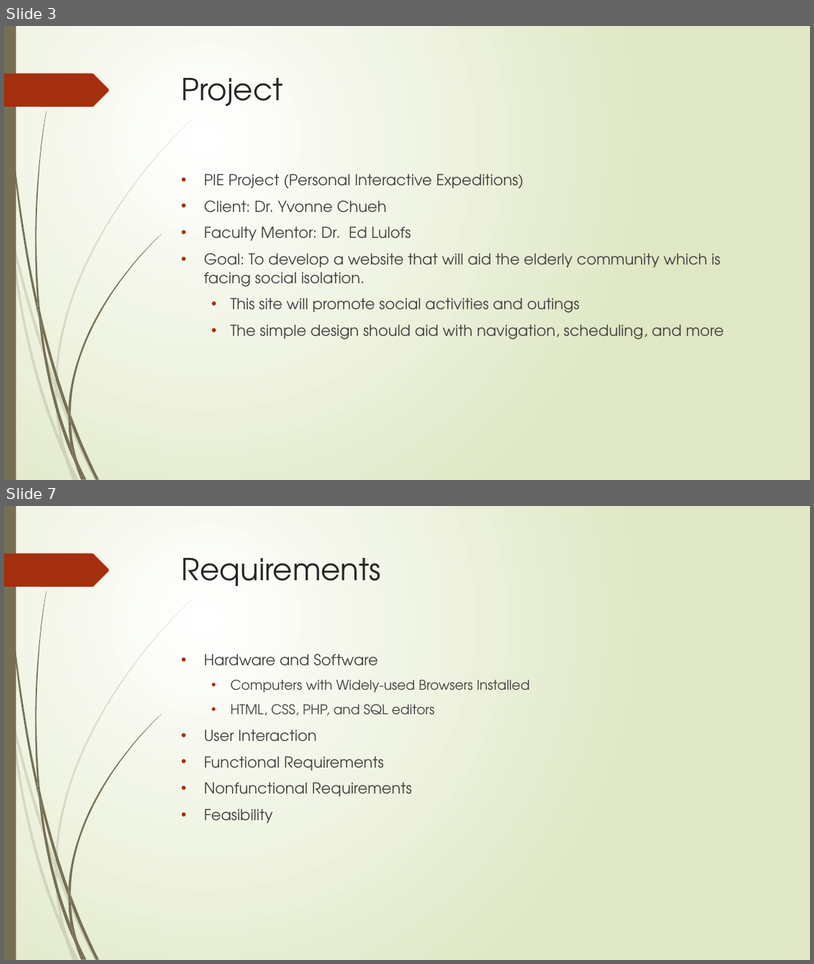
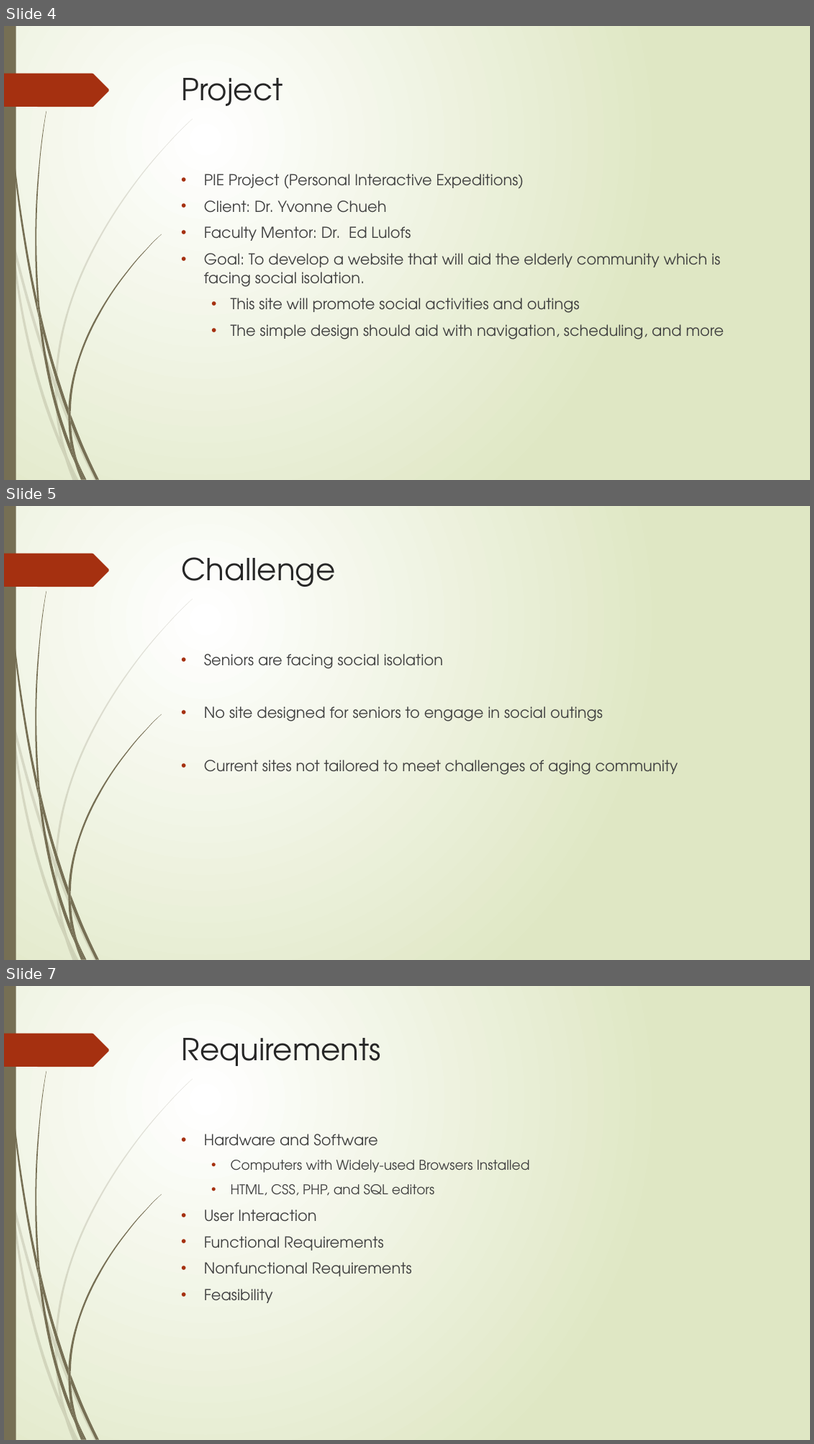
Before and after one commit to cs480GroupCAKE/PIEWebsite, a slide deck: Presentation/12.8.15 Presentation (Revised).pptx. Shown one above the other, each under a label of ours: slides 3 and 7 before the commit, slides 4, 5 and 7 after it; the slides between them are not shown. The pictures are 814x964 and 814x1444 pixels, drawn with LibreOffice and Linux fonts; fonts in the diff are those of the drawing. Boxes give left, top, right and bottom in pixels: in the first picture for what was removed or moved away, otherwise in the second. Text is boxed around its words. In the diff, an @@ line names an element or a change of style, - is before the commit and + after.

```diff
--- a/Presentation/12.8.15 Presentation (Revised).pptx
+++ b/Presentation/12.8.15 Presentation (Revised).pptx
@@ slide 5 added at [4, 506, 810, 960], background gradient #FFFFFF to #DFE8C4; not listed: 24 template elements that a slide beside it also shows @@
@@ title added at [182, 557, 336, 587], 36 pt, text #262626 @@
+Challenge
@@ text added at [204, 654, 679, 775], 18 pt, text #404040 @@
+• Seniors are facing social isolation
+• No site designed for seniors to engage in social outings
+• Current sites not tailored to meet challenges of aging community
@@ what was slide 3 is now slide 4 @@
```
Also in this commit, not shown: 2 slides changed, 3 other slides added, 1 slide removed, 1 other file.
